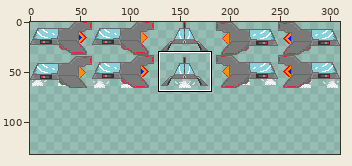
Sprite sheet, stored at phaser3-tutorial-src/assets/SpriteSheet_Vaisseau.png. Above: a wide view before the commit, with the close-up outlined.
Close-up. Before:
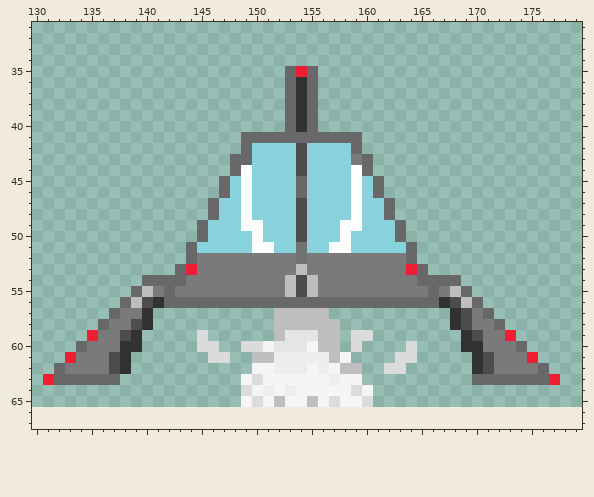
The file is 310x66 pixels. Pixels under 10% opacity are left out. Colours within 5 levels of each other are drawn and written as one. Shown: x 130..179, y 31..67. The old version is drawn lined up with the new one, on the new canvas. The commit also changed other parts of the picture, which this record leaves out.
The same view after the edit:
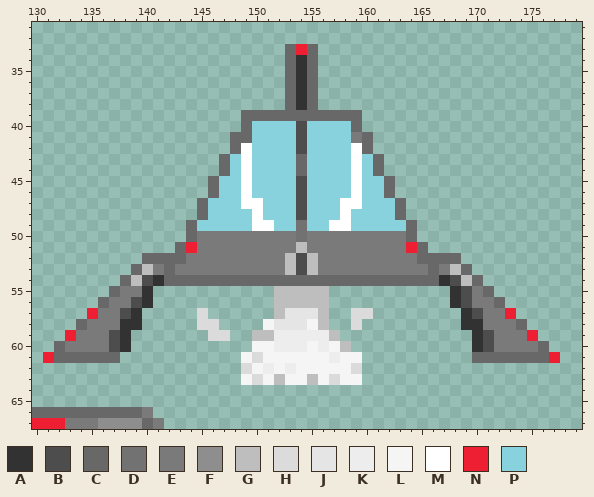
Palette (. is transparent): A #323232  B #4d4d4d  C #686868  D #727272  E #7a7a7a  F #8d8e8d  G #bebebe  H #dbdbdb  J #e5e5e5  K #ededed  L #f6f5f5  M #ffffff  N #ee1f33  P #87d2dc
The exact change:
canvas 310x66 -> 310x132
Changed rows in their new state; - is an unchanged pixel.
first column x 153:
33 CNC
34 CAC
35 -A-
first column x 130:
39 -------------------CCCC-C-CCCC------------------
40 -------------------CPPPPBPPPPC------------------
41 ------------------C-PPPPBPPPPEC-----------------
42 ------------------CM---------MC-----------------
43 -----------------CPM----C----MPC----------------
44 -----------------CP-----C-----PC----------------
45 ----------------CP------B------PC---------------
46 ----------------CP------B------PC---------------
47 ---------------CP---M-------M---PC--------------
48 ---------------CP--PM-------MP--PC--------------
49 --------------CP---P-M--D--M-P---PC-------------
50 --------------CEEEEEEEEEDEEEEEEEEEC-------------
51 -------------CNEEEEEEEEEGEEEEEEEEENC------------
52 ----------CCCCE--------GBG--------ECCCC---------
53 ---------CGECEE--------GBG--------EECEGC--------
54 --------CGBA--CCCCCCCCCCCCCCCCCCCCC--ABGC-------
55 -------CEEA...........G-G-G...........ABEC------
56 ------CEEBA...........GGGGG...........ABEEC-----
57 -----NEEBA.----H-------JJJ---HH-------.ABEEN----
58 ----CEE-AA.----HH----LJJJL-.-H--------.AA-EEC---
59 ---NEE-BA.-----.HH--GGKKKKK--..--------.AB-EEN--
60 --CEE--B-.-----..--.L-KKK-KLG.----.----.-B--EEC-
61 -NCCCCCC.-------..-LHLLLLLLK-L---..-----CCCCCCCN
62 --.......----------H-KL-L-L-LH--..------.......-
63 -.......--------------G--G-H------------........
64 -------------------............-----------------
65 -------------------............-----------------
66 CCCCCCCCCCE-------------------------------------
67 NNNEEEFFFFCE------------------------------------
Pixel boxes of the changes (left, top, right, bottom) in both close-ups:
changed: (32, 44, 560, 429)
